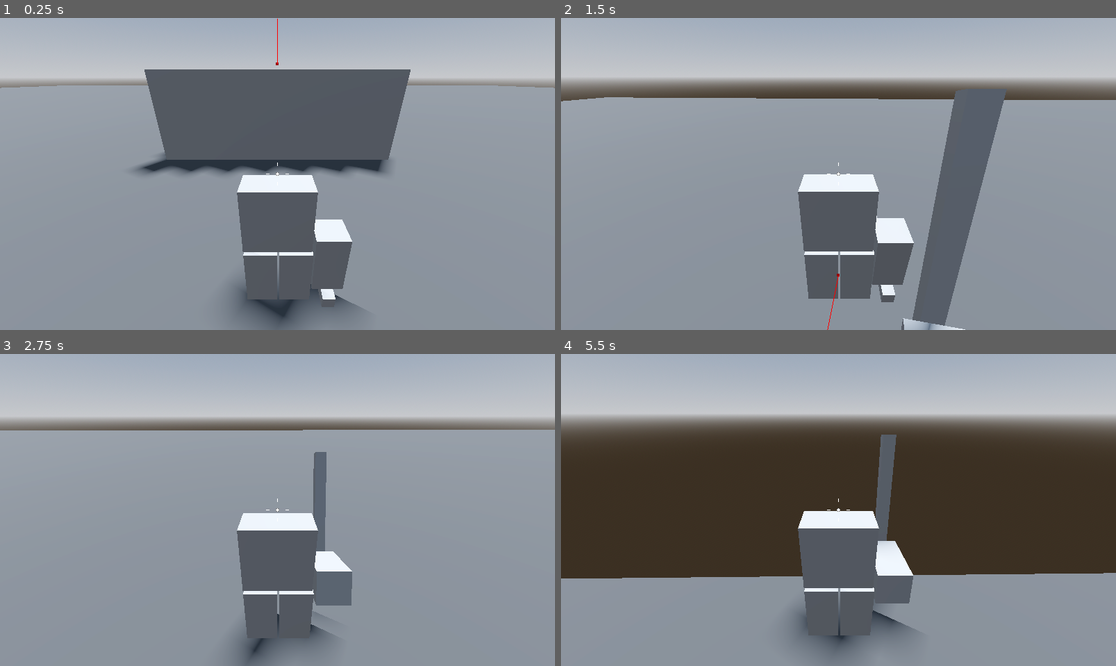
Above: before the commit, frames 1-4 (two rows, left to right).
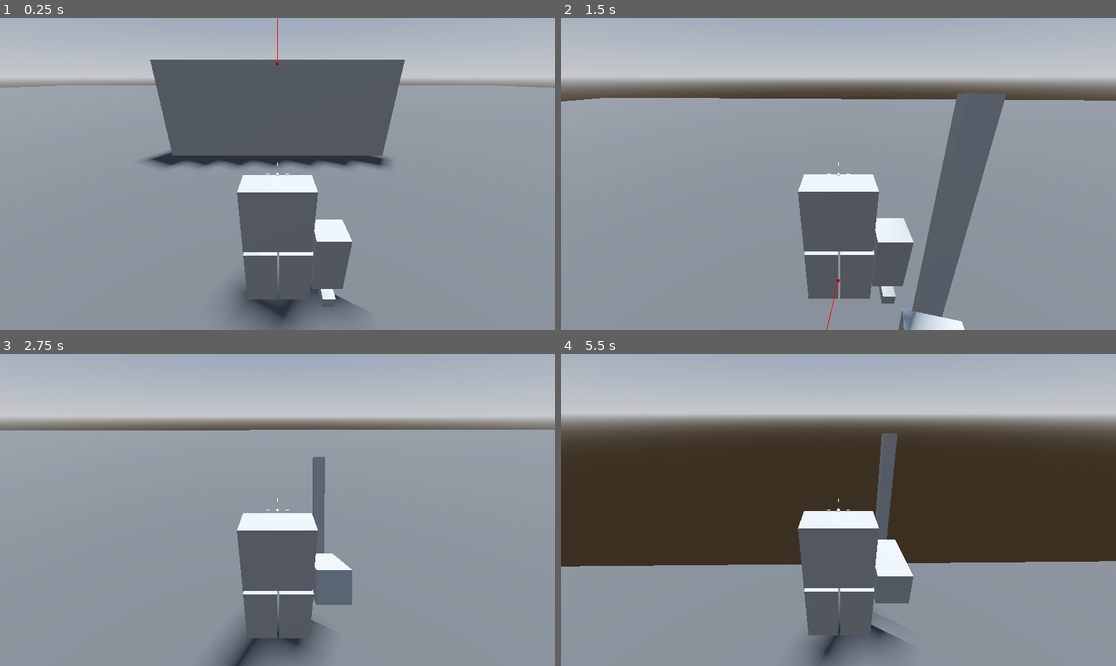
Above: after the commit, the same moments.

Repository: CommanderTempest/Spellblade-Delta
Game: Godot game, scene res://Levels/sandbox.tscn
The game is run twice, just before and just after one commit, with the same random seed, the same clock (stepped at 60 frames per second) and the same inputs.
Inputs (mouse positions are in pixels of both pictures, inside the frame that each line leads up to):
- Up to frame 1 (0.25 s): no input
- Up to frame 2 (1.5 s): tap Enter at 0.5 s; move the mouse to (866, 174) at 0.52 s; press the mouse at (866, 174) at 0.53 s; hold W (move_forward) from 0.53 s (still down); tap Space (jump) at 0.77 s; move the mouse to (810, 174) at 1.27 s; release the mouse at (810, 174) at 1.28 s; click (810, 174) at 1.35 s
- Up to frame 3 (2.75 s): keep holding W (move_forward); tap Space (jump) at 1.52 s; move the mouse to (288, 503) at 2.02 s; press the mouse at (288, 503) at 2.03 s; tap F (block) at 2.1 s
- Up to frame 4 (5.5 s): keep holding W (move_forward); move the mouse to (832, 516) at 2.77 s; release the mouse at (832, 516) at 2.78 s; tap Q (dodge) at 2.85 s; tap Space (jump) at 3.02, 3.77, 4.52 s; click (832, 516) at 3.05 s; move the mouse to (877, 513) at 3.52 s; press the mouse at (877, 513) at 3.53 s; move the mouse to (794, 506) at 4.27 s; release the mouse at (794, 506) at 4.28 s; click (794, 506) at 4.35 s; move the mouse to (844, 510) at 5.02 s; press the mouse at (844, 510) at 5.03 s; tap F (block) at 5.1 s

The runs differ from the first frame. In frame 1, 4.2% of the frame differs, in the area x 24-74%, y 13-51%; in frame 2, 1.1%; in frame 3, 0.7%; in frame 4, 4.1%.

Commit message:
Initial Swinging Works
+Swinging now works without the player hitting themself
+Removed sword script because of the above issue, swinging now works off of player

Diff:
--- a/Enemy/enemy.gd
+++ b/Enemy/enemy.gd
@@ -68,3 +68,6 @@
 	#player.hitpoints -= enemy_damage
 	#player.take_damage()
 	print("?")
+
+func take_damage() -> void:
+	print("Took som damage! ENEMY")
--- a/Levels/sandbox.tscn
+++ b/Levels/sandbox.tscn
@@ -23,8 +23,6 @@
 
 [sub_resource type="BoxMesh" id="BoxMesh_22qak"]
 size = Vector3(20, 1, 20)
-
-[sub_resource type="BoxMesh" id="BoxMesh_he2k4"]
 
 [node name="Sandbox" type="Node3D"]
 
@@ -51,6 +49,6 @@
 
 [node name="LevelObjects" type="Node3D" parent="NavigationRegion3D"]
 
-[node name="MeshInstance3D" type="MeshInstance3D" parent="NavigationRegion3D/LevelObjects"]
-transform = Transform3D(1, 0, 0, 0, 0.361891, 0, 0, 0, 0.170855, 0, 0.185, -0.7)
-mesh = SubResource("BoxMesh_he2k4")
+[node name="CSGBox3D" type="CSGBox3D" parent="NavigationRegion3D/LevelObjects"]
+transform = Transform3D(1, 0, 0, 0, 0.4, 0, 0, 0, 0.1, 0, 0.201777, -0.721017)
+use_collision = true
--- a/Player/player.gd
+++ b/Player/player.gd
@@ -39,14 +39,12 @@
 var isDodging := false
 var isBlocking := false
 var isParrying := false
+var isSwinging := false #if the player is swinging/attacking with sword
 
 func _ready() -> void:
 	Input.mouse_mode = Input.MOUSE_MODE_CAPTURED
 
 func _process(delta) -> void:
-	if Input.is_action_pressed("attack"):
-		if not isBlocking and not isDodging:
-			attack()
 	if Input.is_action_just_pressed("dodge") and dodge_cd.is_stopped():
 		isDodging = true
 		dodge_timer.start()
@@ -71,6 +69,9 @@
 		else:
 			velocity.y -= gravity * delta * fall_multiplier
 
+	if Input.is_action_just_pressed("attack"):
+		if not isBlocking and not isDodging:
+			attack()
 	# Handle Jump.
 	if Input.is_action_just_pressed("jump") and is_on_floor():
 		velocity.y = sqrt(jump_height * 2.0 * gravity)
@@ -108,6 +109,8 @@
 func attack() -> void:
 	animation_player.play("Attack")
 
+
+
 func take_damage() -> void:
 	if isParrying:
 		print("PARRIED!")
@@ -142,4 +145,11 @@
 	block_cd.stop()
 	print("Block off CD")
 
-#***********SECTION C***************
+#***********SIGNALS***************
+
+func _on_sword_body_entered(body):
+	if body != self:
+		if body.is_in_group("Enemy"):
+			print("Hit enemy!")
+		elif body.is_in_group("Player"):
+			print("Stop hitting yoself")
--- a/Player/player.tscn
+++ b/Player/player.tscn
@@ -140,6 +140,7 @@
 [node name="BlockCD" type="Timer" parent="."]
 wait_time = 2.0
 
+[connection signal="body_entered" from="Arm/Sword" to="." method="_on_sword_body_entered"]
 [connection signal="timeout" from="DodgeTimer" to="." method="_on_dodge_timer_timeout"]
 [connection signal="timeout" from="ParryTimer" to="." method="_on_parry_timer_timeout"]
 [connection signal="timeout" from="DodgeCD" to="." method="_on_dodge_cd_timeout"]
--- a/Player/sword.gd
+++ /dev/null
@@ -1,13 +0,0 @@
-extends Area3D
-
-
-func _on_body_entered(body):
-	var player
-	if body.is_in_group("Enemy"):
-		print("Hit enemy")
-	if body.is_in_group("Player"):
-		player = get_tree().get_first_node_in_group("Player")
-		if player:
-			player.take_damage()
-		else:
-			print("Where player?")
--- a/Player/sword.tscn
+++ b/Player/sword.tscn
@@ -1,6 +1,4 @@
-[gd_scene load_steps=4 format=3 uid="uid://cjj1fgj45i5i2"]
-
-[ext_resource type="Script" path="res://Player/sword.gd" id="1_h3x47"]
+[gd_scene load_steps=3 format=3 uid="uid://cjj1fgj45i5i2"]
 
 [sub_resource type="BoxMesh" id="BoxMesh_nwtg0"]
 size = Vector3(0.2, 2.5, 0.2)
@@ -9,7 +7,6 @@
 size = Vector3(0.2, 2.5, 0.2)
 
 [node name="Area3D" type="Area3D"]
-script = ExtResource("1_h3x47")
 
 [node name="MeshInstance3D" type="MeshInstance3D" parent="."]
 mesh = SubResource("BoxMesh_nwtg0")
@@ -18,7 +15,4 @@
 transform = Transform3D(3.5, 0, 0, 0, 1.048, 0, 0, 0, 3.5, 0, 0, 0)
 shape = SubResource("BoxShape3D_rdmq2")
 
-[node name="CooldownTimer" type="Timer" parent="."]
-one_shot = true
-
 [connection signal="body_entered" from="." to="." method="_on_body_entered"]
Not shown: 1 places in Levels/sandbox.tscn that only renumber resources
